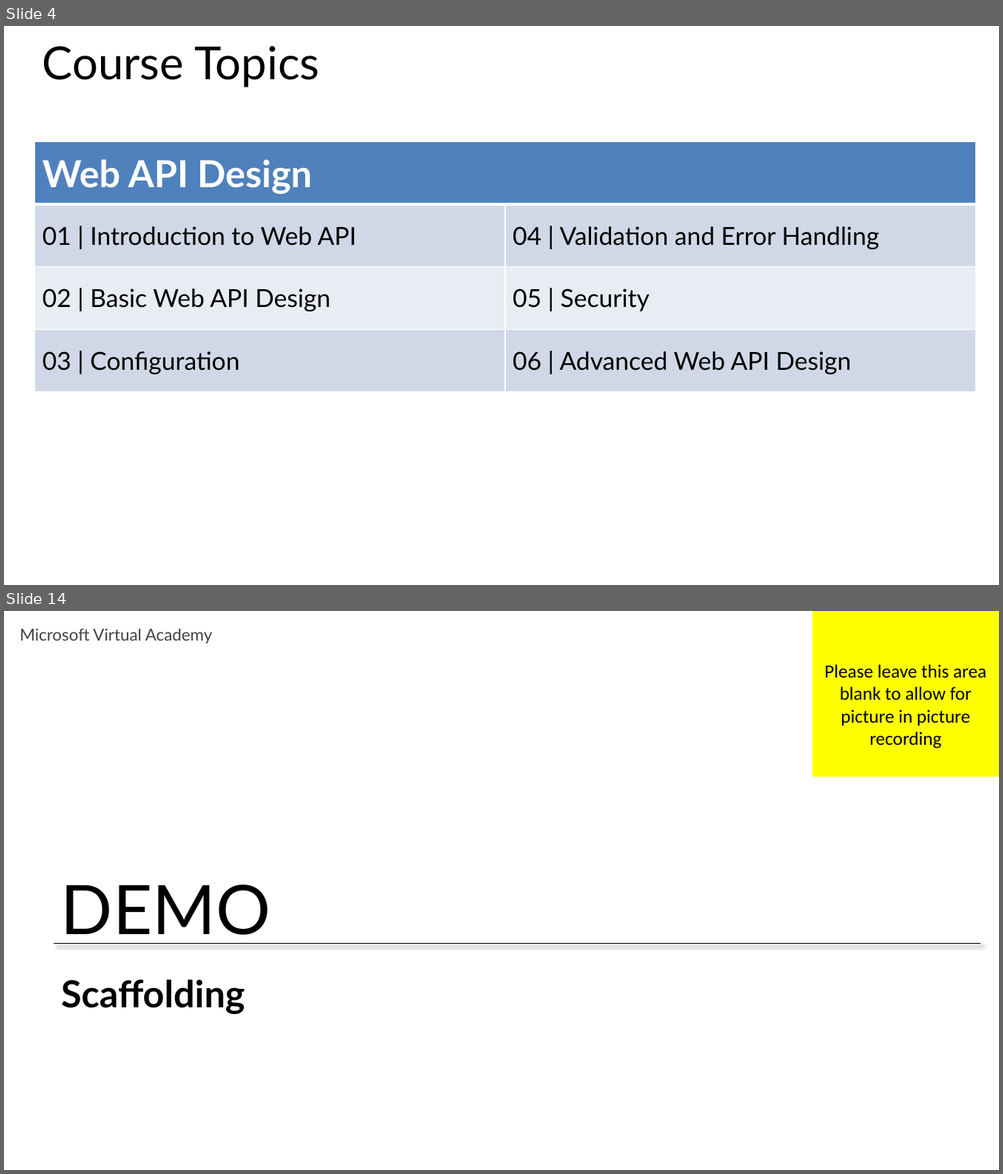
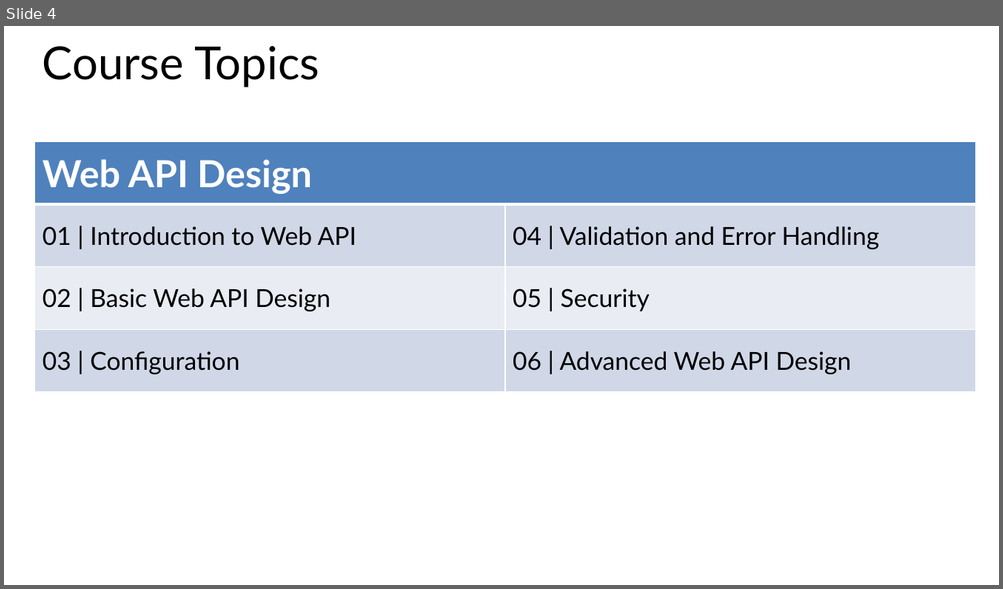
Before and after one commit to HydAu/GeekTrainer_WebAPI, a slide deck: Slides/Module 1 - Introduction to Web API.pptx. Shown one above the other, each under a label of ours: slides 4 and 14 before the commit, slide 4 after it; the slides between them are not shown. The pictures are 1003x1174 and 1003x589 pixels, drawn with LibreOffice and Linux fonts; fonts in the diff are those of the drawing. Boxes give left, top, right and bottom in pixels: in the first picture for what was removed or moved away, otherwise in the second. Text is boxed around its words. In the diff, an @@ line names an element or a change of style, - is before the commit and + after.

Commit message:
Additions to examples and slides
Updating routing actions demo to include a serializable type; added
custom content negotiation example; updated deck to be in synch with
slides and based on feedback

```diff
--- a/Slides/Module 1 - Introduction to Web API.pptx
+++ b/Slides/Module 1 - Introduction to Web API.pptx
@@ slide 14 removed at [4,611,999,1170], background #FFFFFF @@
@@ text removed at [20,629,212,644] @@
-Microsoft Virtual Academy
@@ rectangle removed at [812,611,999,777] @@
-Please leave this area blank to allow for picture in picture recording
@@ text removed at [61,885,270,944] @@
-DEMO
@@ line removed from (54, 944) to (981, 944) @@
@@ title removed at [61,980,244,1014] @@
-Scaffolding
```
Also in this commit, not shown: 9 slides changed, 6 slides added, 21 other files.
